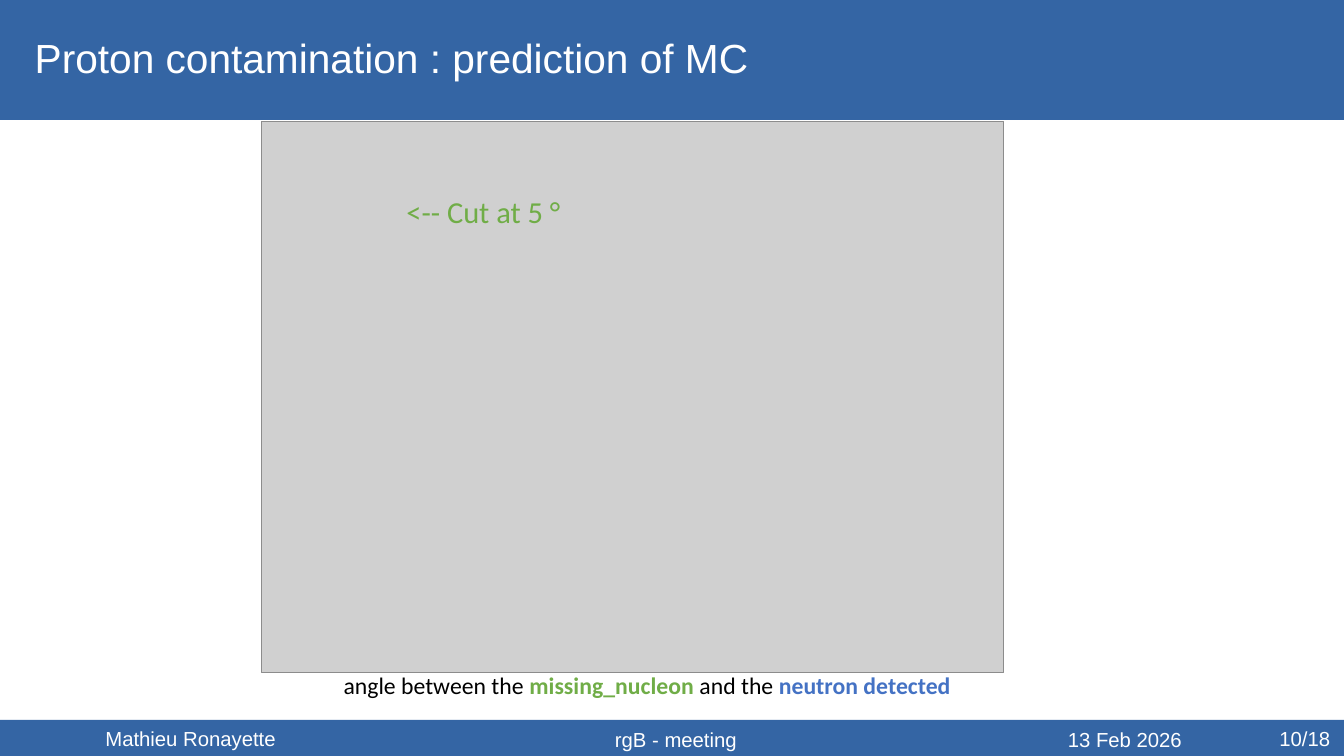
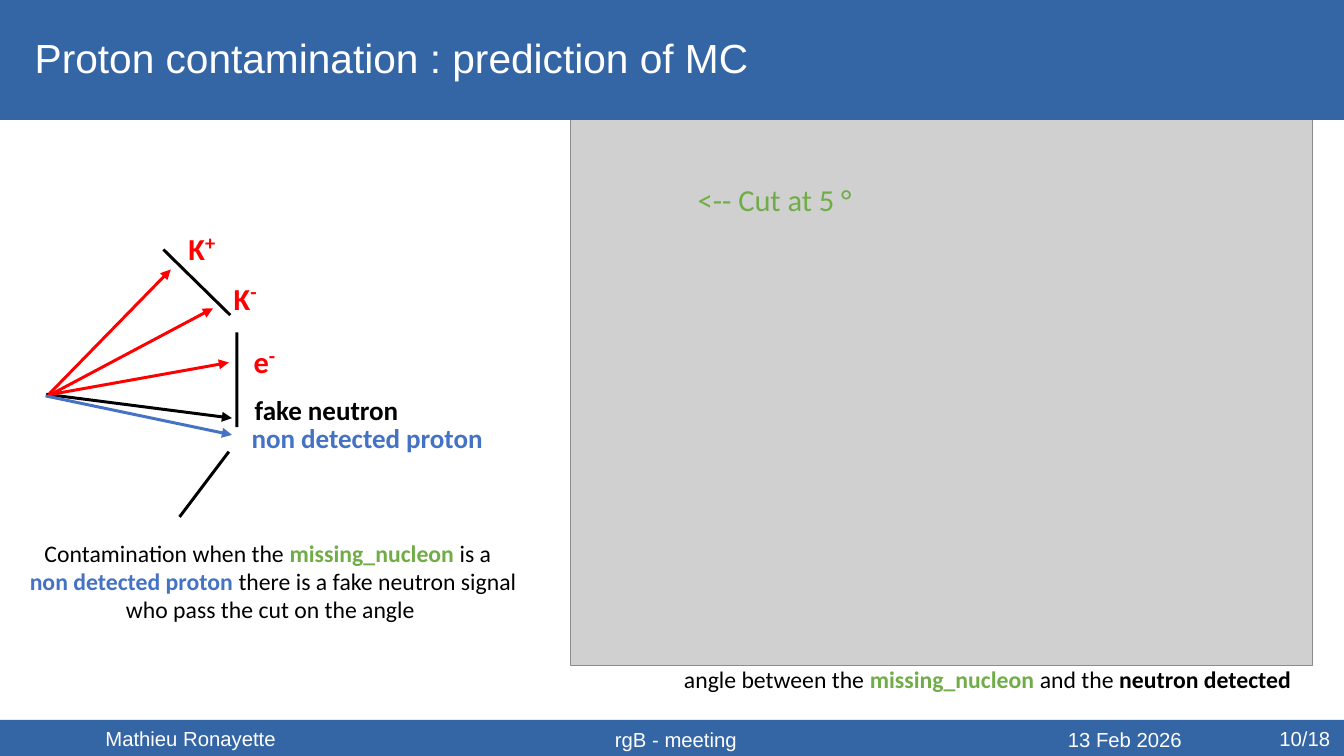
Before and after one commit to mathieuryt/phi_analysis, a slide deck: slide 10 of electroproduction/presentations/ClasMeeting_ronayette.odp (slide 11 before the commit). Drawn at 1344x756 pixels with LibreOffice and Linux fonts; fonts in the diff are those of the drawing; grey boxes stand for pictures. Boxes give left, top, right and bottom in pixels: in the first picture for what was removed or moved away, otherwise in the second. Text is boxed around its words. In the diff, an @@ line names an element or a change of style, - is before the commit and + after.

```diff
--- a/electroproduction/presentations/ClasMeeting_ronayette.odp
+++ b/electroproduction/presentations/ClasMeeting_ronayette.odp
@@ picture: place and size @@
-picture at <box>261,121,1004,672</box>
+picture at <box>571,113,1314,665</box>
@@ text "<-- Cut at 5 °": place and size @@
-text "<-- Cut at 5 °" at <box>447,203,543,223</box>
+text "<-- Cut at 5 °" at <box>738,191,834,211</box>
@@ line added from (231, 316) to (163, 250), #000000 1.76 pt @@
@@ text added at <box>188,240,205,260</box>, 18 pt, text #FF0000, bold @@
+K+
@@ arrow added from (49, 394) to (171, 270), #FF0000 1.76 pt @@
@@ text added at <box>234,290,251,310</box>, 18 pt, text #FF0000, bold @@
+K-
@@ arrow added from (48, 396) to (213, 309), #FF0000 1.76 pt @@
@@ line added from (237, 427) to (237, 333), #000000 1.76 pt @@
@@ text added at <box>254,358,269,374</box>, 18 pt, text #FF0000, bold @@
+e-
@@ arrow added from (48, 395) to (229, 362), #FF0000 1.76 pt @@
@@ arrow added from (45, 396) to (232, 435), #4472C4 1.76 pt @@
@@ arrow added from (46, 394) to (232, 418), #000000 1.76 pt @@
@@ text added at <box>255,401,398,421</box>, 16 pt, text #000000, bold @@
+fake neutron
@@ text added at <box>252,429,482,453</box>, 16 pt, text #4472C4, bold @@
+non detected proton
@@ line added from (179, 517) to (229, 452), #000000 1.76 pt @@
@@ text added at <box>30,545,516,622</box>, 14 pt, text #000000 @@
+Contamination when the missing_nucleon is a
+non detected proton there is a fake neutron signal who pass the cut on the angle
@@ text "angle between the missing_nucleon and ...": place and size @@
-text "angle between the missing_nucleon and ..." at <box>344,677,950,698</box>
+text "angle between the missing_nucleon and ..." at <box>684,671,1291,692</box>
@@ text "angle between the missing_nucleon and ..." at <box>684,671,1291,692</box>: text colour #4472C4 to #000000 in "neutron detected" @@
```
Also in this commit, not shown: 15 other slides changed, 3 slides added.
